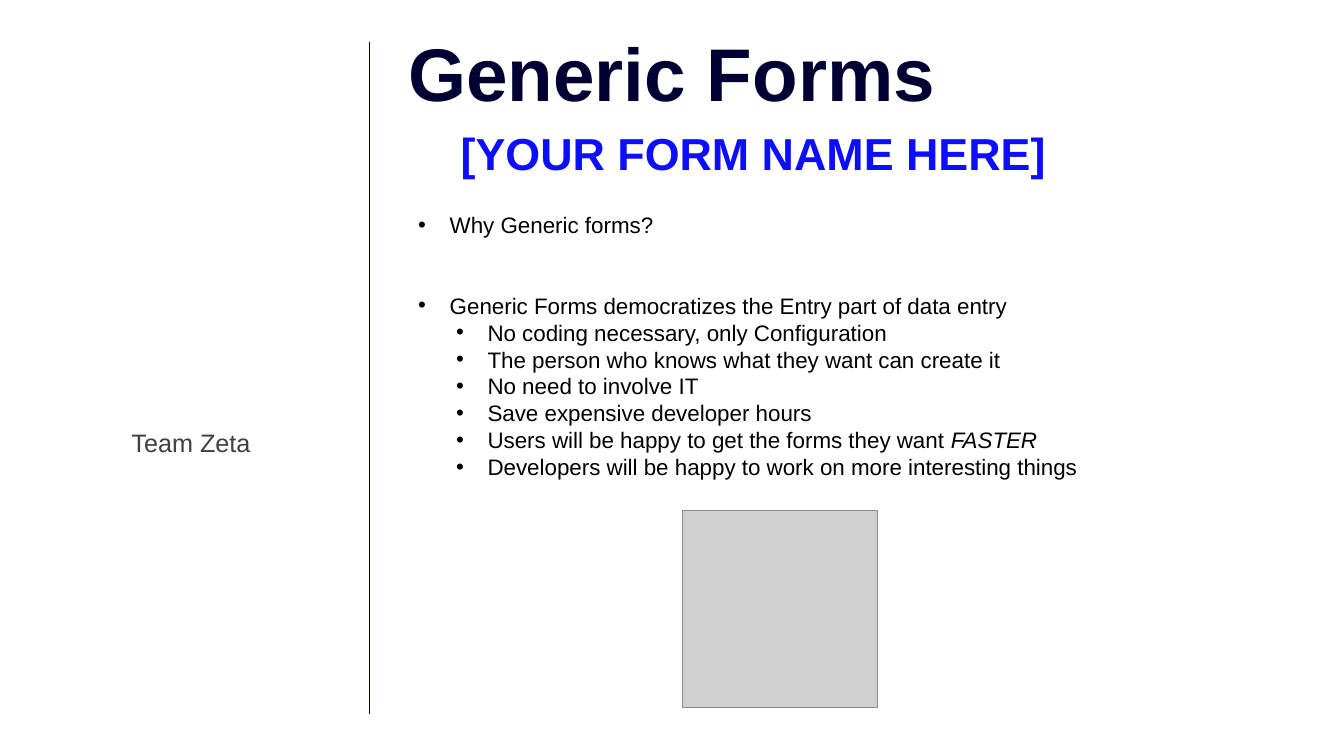
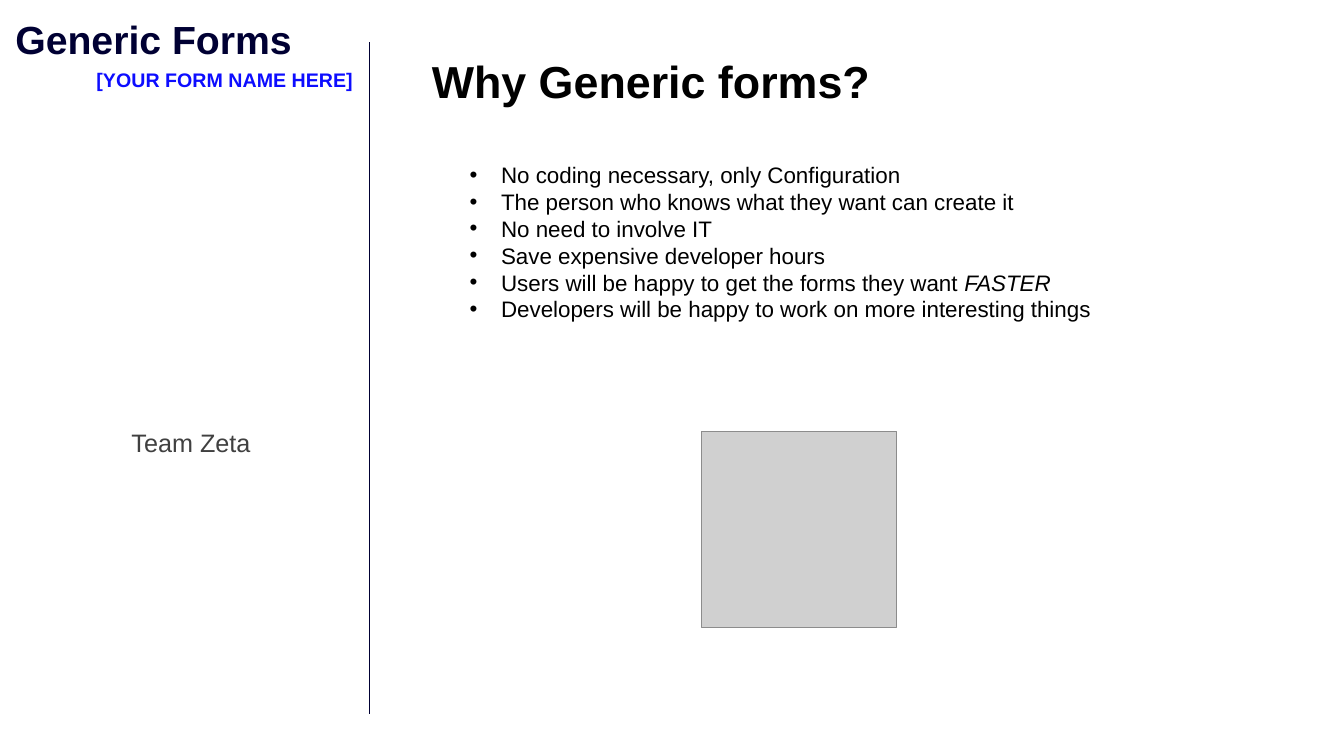
Before and after one commit to AcumaticaHackathon/2020-Team-Zeta, a slide deck: slide 4 of Misc/Summit 2020 Zeta.pptx. Drawn at 1344x756 pixels with LibreOffice and Linux fonts; fonts in the diff are those of the drawing; grey boxes stand for pictures; background and template pictures are left out. Boxes give left, top, right and bottom in pixels: in the first picture for what was removed or moved away, otherwise in the second. Text is boxed around its words. In the diff, an @@ line names an element or a change of style, - is before the commit and + after.

```diff
--- a/Misc/Summit 2020 Zeta.pptx
+++ b/Misc/Summit 2020 Zeta.pptx
@@ title "Generic Forms": place and size @@
-title "Generic Forms" at [408,47,935,102]
+title "Generic Forms" at [15,25,292,55]
@@ title "Generic Forms" at [15,25,292,55]: size 53.3 to 28 pt @@
@@ text "Why Generic forms?": place and size @@
-text "Why Generic forms?" at [450,216,1077,480]
+text "Why Generic forms?" at [432,65,1091,322]
@@ text "[YOUR FORM NAME HERE]": place and size @@
-text "[YOUR FORM NAME HERE]" at [461,137,1045,179]
+text "[YOUR FORM NAME HERE]" at [96,72,353,91]
@@ text "[YOUR FORM NAME HERE]" at [96,72,353,91]: size 32 to 14 pt @@
@@ text at [432,65,870,107]: size 16 to 32 pt, bold on in "Why Generic forms?"; bullet • to none @@
@@ text at [450,297,1007,319]: paragraph removed @@
-• Generic Forms democratizes the Entry part of data entry
@@ picture: place and size @@
-picture at [683,511,877,708]
+picture at [702,432,896,628]
```
Also in this commit, not shown: 3 other slides changed.
